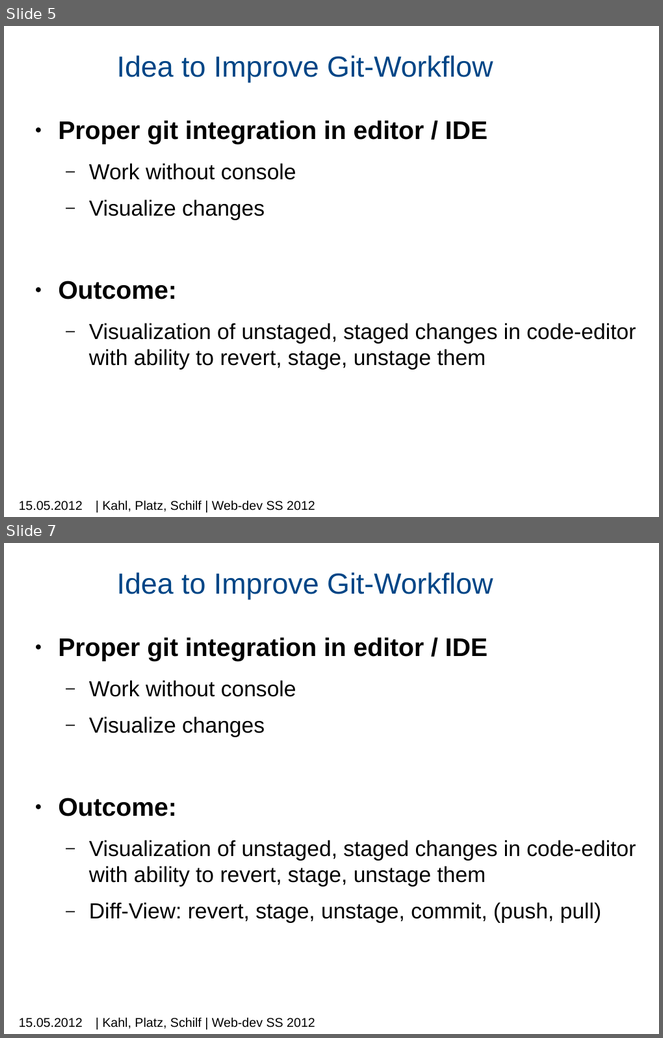
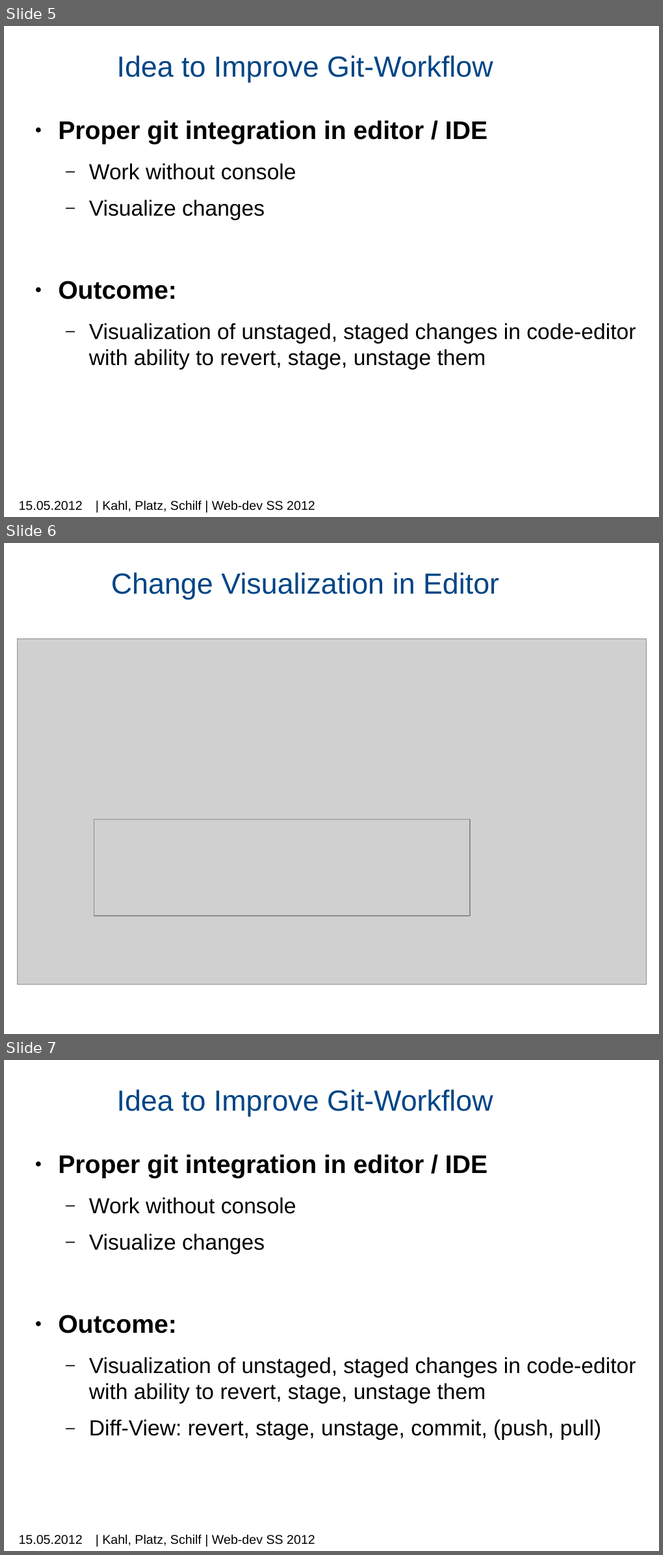
Before and after one commit to machisuji/webdev-spm, a slide deck: seminar/presentation/mps-c9.pptx. Shown one above the other, each under a label of ours: slides 5 and 7 before the commit, slides 5, 6 and 7 after it; the slides between them are not shown. The pictures are 663x1038 and 663x1555 pixels, drawn with LibreOffice and Linux fonts; fonts in the diff are those of the drawing; grey boxes stand for pictures; background and template pictures are left out. Boxes give left, top, right and bottom in pixels: in the first picture for what was removed or moved away, otherwise in the second. Text is boxed around its words. In the diff, an @@ line names an element or a change of style, - is before the commit and + after.

```diff
--- a/seminar/presentation/mps-c9.pptx
+++ b/seminar/presentation/mps-c9.pptx
@@ slide 6 added at [4,543,659,1034], background picture (left out) @@
@@ text added at [111,572,499,600], 32 pt, text #004586 @@
+Change Visualization in Editor
@@ picture added at [17,639,646,985] @@
@@ picture added at [94,819,471,916] @@
```
Also in this commit, not shown: 1 other slide added, 2 slides removed.
